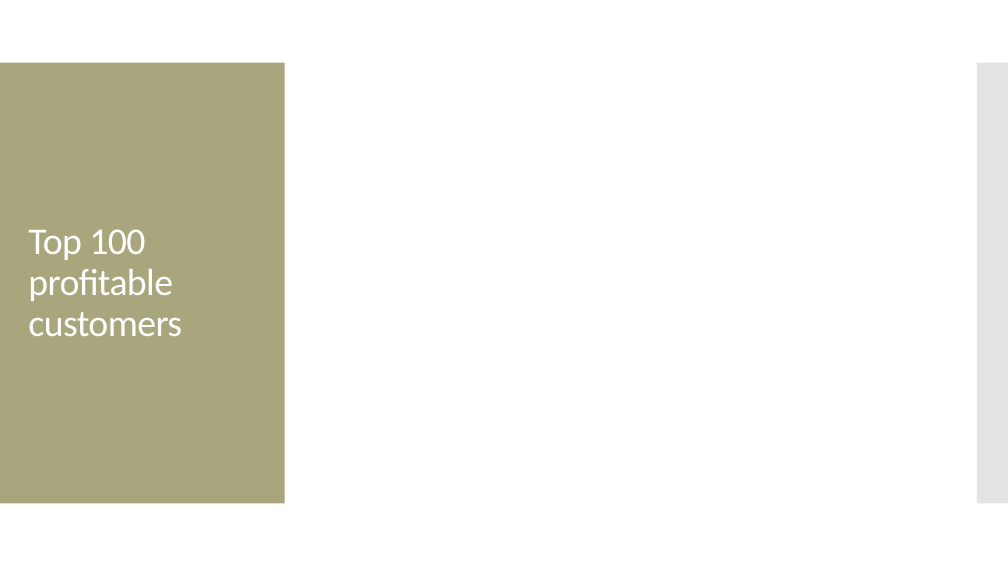
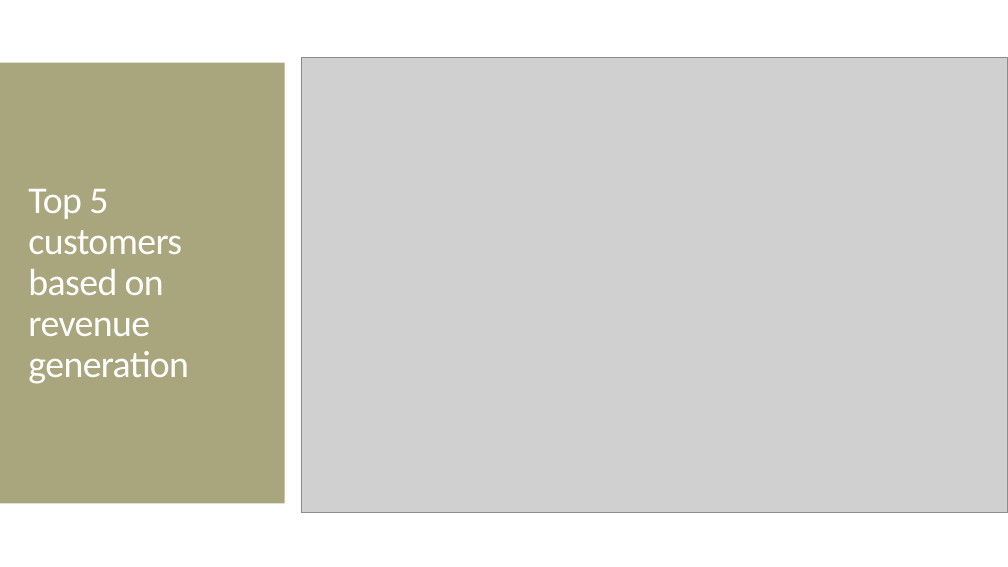
Before and after one commit to Rspawar/Data-Science-with-R, a slide deck: slide 7 of Screencast_Presentation.pptx. Drawn at 1008x567 pixels with LibreOffice and Linux fonts; fonts in the diff are those of the drawing; grey boxes stand for pictures. Boxes give left, top, right and bottom in pixels: in the first picture for what was removed or moved away, otherwise in the second. Text is boxed around its words. In the diff, an @@ line names an element or a change of style, - is before the commit and + after.

```diff
--- a/Screencast_Presentation.pptx
+++ b/Screencast_Presentation.pptx
@@ picture added at [301,57,1008,513] @@
@@ title at [28,189,189,384]: text changed @@
-Top 100 profitable customers
+Top 5 customers based on revenue generation
```
Also in this commit, not shown: 1 slide added, 1 slide removed, 4 other files.
